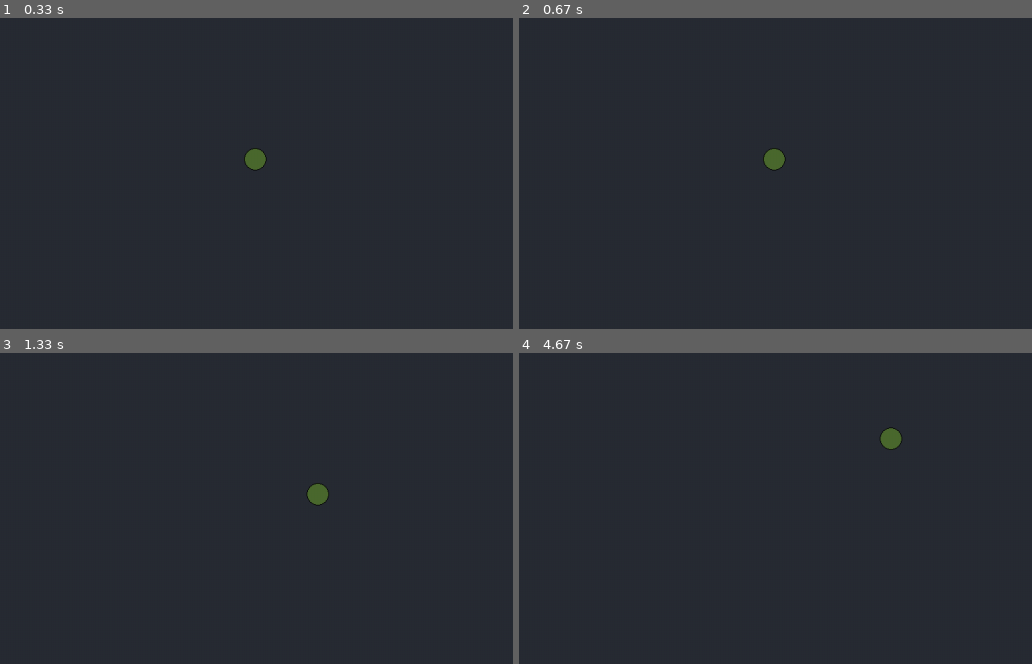
Above: before the commit, frames 1-4 (two rows, left to right).
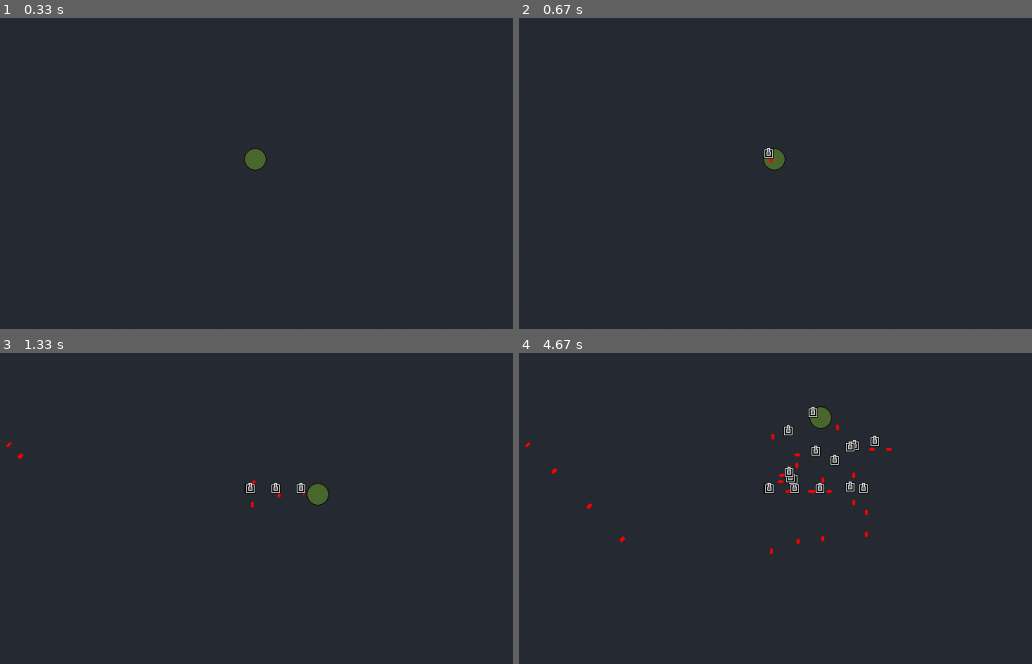
Above: after the commit, the same moments.

Repository: jcoopdog/pygame-game
Game: pygame game, started from main.py
Same seed, same stepped clock (60 frames per second), same inputs: the game is played once before the commit and once after it.
Inputs:
- Up to frame 1 (0.33 s): no input
- Up to frame 2 (0.67 s): tap J at 0.33 s
- Up to frame 3 (1.33 s): hold H 0.67-1.13 s; hold D 0.67-1.13 s; tap J at 0.73, 1.03, 1.23 s; tap G at 0.82 s; hold D from 1.17 s (still down)
- Up to frame 4 (4.67 s): tap J at 1.53, 1.73, 2.07, 2.37, 2.57, 2.87, 3.13, 3.47, 3.77, 3.9, 4.3, 4.6 s; release D at 1.63 s; hold W 1.67-1.97 s; hold D 2-2.47 s; tap G at 2.15, 3.55 s; hold A 2.5-3.03 s; hold S 3.07-3.37 s; hold A 3.4-3.8 s; hold W 3.83-4.2 s; hold D from 4.23 s (still down)

Frame 1 is identical in both runs. In frame 2, less than 0.1% of the frame differs, in the area x 47-50%, y 41-47%; in frame 3, 0.2%; in frame 4, 1.5%, in the area x 1-75%, y 17-65%.

Commit message:
added sentries, fixed bullet directions, and added bullet collisions

Diff:
--- a/bullet.py
+++ b/bullet.py
@@ -5,9 +5,10 @@
     def __init__(self, startx, starty, speed, angle, imgpath):
         self.x = startx
         self.y = starty
-        self.xvel = speed * math.cos(angle)
-        self.yvel = speed * math.sin(angle)
+        self.xvel = speed * math.cos(math.radians(angle))
+        self.yvel = speed * math.sin(math.radians(angle))
         self.image = pygame.transform.rotate(pygame.image.load(imgpath), angle)
+        self.rect = self.image.get_rect(topleft=(startx, starty))
 
     def render(self, screen):
         screen.blit(self.image, (self.x, self.y))
@@ -15,6 +16,7 @@
     def move(self, dt):
         self.x += self.xvel * dt
         self.y += self.yvel * dt
+        self.rect.topleft = (self.x, self.y)
 
     def check_wall(self, width, height):
         if ((self.x >= width - self.image.get_width()) or (self.x <= 0) or (self.y >= height - self.image.get_height()) or (self.y <= 0)):
--- a/main.py
+++ b/main.py
@@ -1,6 +1,9 @@
 import pygame, os
 from player import *
 from bullet import *
+from utils import *
+from settings import *
+from sentry import *
 
 # pygame setup
 pygame.init()
@@ -11,13 +14,17 @@
 dt = 0
 filepath = os.path.dirname(os.path.abspath(__file__))
 os.chdir(filepath)
-assetdir = "assets"
 pygame.display.set_caption("gaem")
 
-player = Player(screen.get_width() / 2, screen.get_height() / 2, os.path.join(assetdir, "player.png"))
+damage_cd = 0
+damage_cd_max = 1
+
 playerspeed = 13
+player = Player(screen.get_width() / 2, screen.get_height() / 2, playerspeed, os.path.join(assetdir, "player.png"))
 
 bullets = []
+sentrys = []
+keys = []
 
 while running:
     # poll for events
@@ -25,6 +32,17 @@
     for event in pygame.event.get():
         if event.type == pygame.QUIT:
             running = False
+        if event.type == damage_event:
+            if damage_cd <= 0:
+                player.image = pygame.image.load(os.path.join(assetdir, "player_damage.png"))
+                player.xvel += 30 * cmp(player.xvel, 0)
+                player.yvel += 30 * cmp(player.yvel, 0)
+                player.xvel *= -1
+                player.yvel *= -1
+                damage_cd = damage_cd_max
+        else:
+            player.image = pygame.image.load(os.path.join(assetdir, "player.png"))
+    damage_cd -= dt
 
     # fill the screen with a color to wipe away anything from last frame
     screen.fill("#282c34")
@@ -32,27 +50,32 @@
     player.render(screen)
     for bullet in bullets:
         bullet.render(screen)
+    for sentry in sentrys:
+        sentry.render(screen)
 
+    prevkeys = keys
     keys = pygame.key.get_pressed()
-    if keys[pygame.K_w]:
-        player.yvel -= playerspeed
-    if keys[pygame.K_s]:
-        player.yvel += playerspeed
-    if keys[pygame.K_a]:
-        player.xvel -= playerspeed
-    if keys[pygame.K_d]:
-        player.xvel += playerspeed
-    if keys[pygame.K_f]:
+    if keys[pygame.K_g]:
         bullets.append(Bullet( 300 , 300 , 50 , 45 , os.path.join(assetdir, "bullet.png")))
+    if keys[pygame.K_h]:
+        bullets.append(Bullet( 300 , 300 , 0 , 45 , os.path.join(assetdir, "bullet.png")))
+    if keys[pygame.K_j] and not prevkeys[pygame.K_j]:
+        sentrys.append(Sentry(player.x, player.y, os.path.join(assetdir, "sentry.png")))
+
+    player.move(keys, dt, 0.95)
+    player.check_wall(screen.get_width(), screen.get_height())
 
     for bullet in bullets:
         bullet.move(dt)
         if bullet.check_wall(screen.get_width(), screen.get_height()):
             bullets.remove(bullet)
+        if player.rect.colliderect(bullet):
+            pygame.event.post(pygame.event.Event(damage_event))
+    for sentry in sentrys:
+        tickdata = sentry.tick(dt)
+        if tickdata[0]:
+            bullets.append(tickdata[1])
 
-    player.move(dt, 0.95)
-
-    player.check_wall(screen.get_width(), screen.get_height())
 
     # flip() the display to put your work on screen
     pygame.display.update()
--- a/player.py
+++ b/player.py
@@ -2,21 +2,32 @@
 
 class Player:
 
-    def __init__(self, startx, starty, imgpath):
+    def __init__(self, startx, starty, speed, imgpath):
         self.x = startx
         self.y = starty
         self.xvel = 0
         self.yvel = 0
+        self.speed = speed
         self.image = pygame.image.load(imgpath)
+        self.rect = self.image.get_rect(topleft=(startx, starty))
 
     def render(self, screen):
         screen.blit(self.image, (self.x, self.y))
 
-    def move(self, dt, friction):
+    def move(self, keys, dt, friction):
+        if keys[pygame.K_w]:
+            self.yvel -= self.speed
+        if keys[pygame.K_s]:
+            self.yvel += self.speed
+        if keys[pygame.K_a]:
+            self.xvel -= self.speed
+        if keys [pygame.K_d]:
+            self.xvel += self.speed
         self.xvel *= friction
         self.yvel *= friction
         self.x += self.xvel * dt
         self.y += self.yvel * dt
+        self.rect.topleft = (self.x, self.y)
 
     def check_wall(self, width, height):
         if (self.x >= width - self.image.get_width()):
--- /dev/null
+++ b/sentry.py
@@ -0,0 +1,24 @@
+import pygame, random, os
+from bullet import *
+from settings import *
+
+class Sentry:
+
+    def __init__(self, startx, starty, imgpath):
+        self.x = startx
+        self.y = starty
+        self.image = pygame.image.load(imgpath)
+        self.rect = self.image.get_rect(topleft=(startx, starty))
+        self.cooldown = 0
+
+    def render(self, screen):
+        screen.blit(self.image, (self.x, self.y))
+
+    def tick(self, dt):
+        if self.cooldown > 0:
+            self.cooldown -= dt
+            return (False, None)
+        self.cooldown = random.randint(100,300) / 100
+        dir = random.randint(0,3) * 90
+        bullet = Bullet(self.rect.centerx, self.rect.centery, 20, dir, os.path.join(assetdir, "bullet.png"))
+        return (True, bullet)
--- /dev/null
+++ b/settings.py
@@ -0,0 +1,5 @@
+import pygame
+
+assetdir = "assets"
+
+damage_event = pygame.event.custom_type()
--- /dev/null
+++ b/utils.py
@@ -0,0 +1,8 @@
+
+def cmp(a, b):
+    if a < b:
+        return -1
+    elif a == b:
+        return 0
+    else:
+        return 1
Binary file changed: assets/bullet.png
Binary file added: assets/player_damage.png
Binary file added: assets/sentry.png
Not shown, changed: .gitignore
